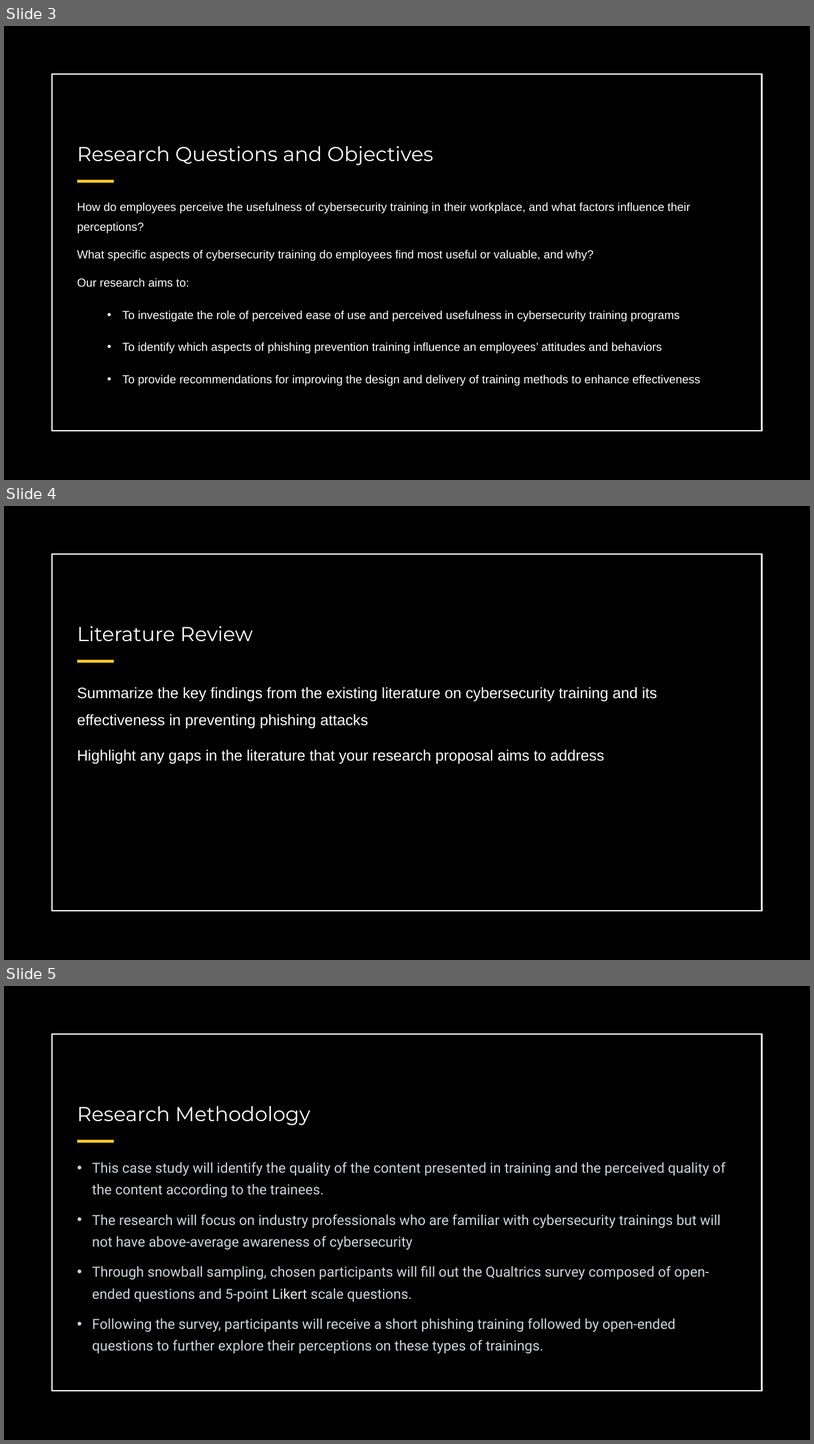
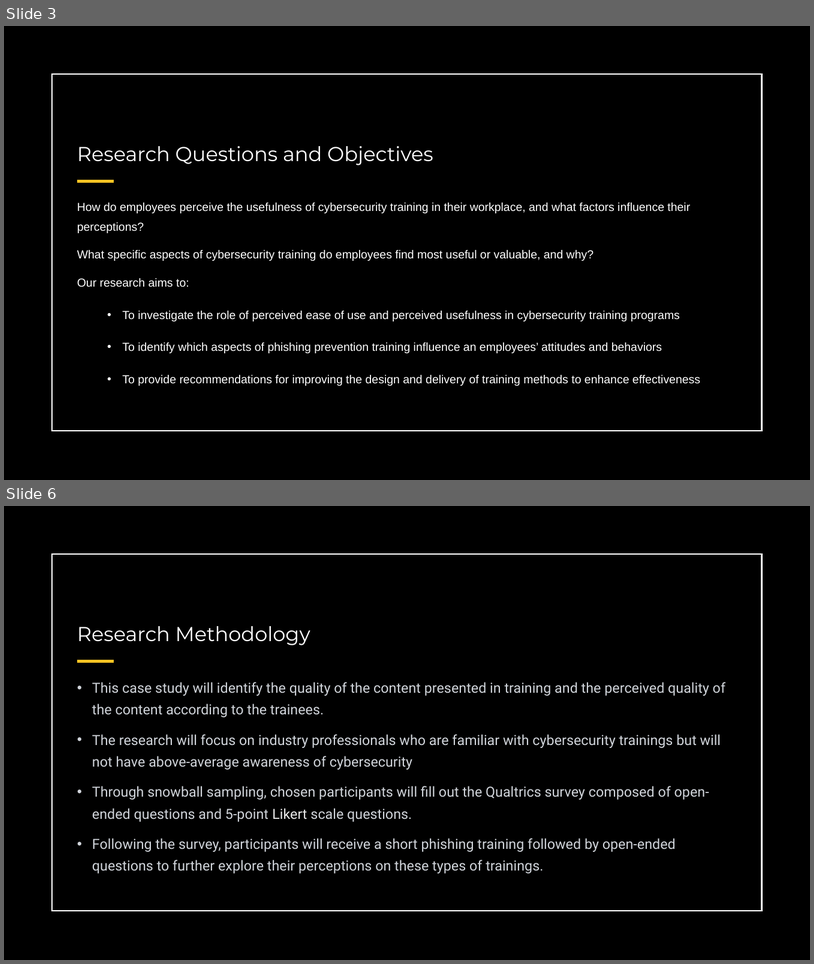
Before and after one commit to snowbowls/W.B.T.T.R.Y.A.Y.C.E.W, a slide deck: PPT/Alpha Review.pptx. Shown one above the other, each under a label of ours: slides 3, 4 and 5 before the commit, slides 3 and 6 after it; the slides between them are not shown. The pictures are 814x1444 and 814x964 pixels, drawn with LibreOffice and Linux fonts; fonts in the diff are those of the drawing. Boxes give left, top, right and bottom in pixels: in the first picture for what was removed or moved away, otherwise in the second. Text is boxed around its words. In the diff, an @@ line names an element or a change of style, - is before the commit and + after.

Commit message:
Lit Review Slides for PPT

```diff
--- a/PPT/Alpha Review.pptx
+++ b/PPT/Alpha Review.pptx
@@ slide 4 removed at (4, 506, 810, 960), background #FFFFFF; not listed: 3 template elements that a slide beside it also shows @@
@@ title removed at (77, 626, 253, 641) @@
-Literature Review
@@ text removed at (77, 687, 657, 764) @@
-Summarize the key findings from the existing literature on cybersecurity training and its effectiveness in preventing phishing attacks
-Highlight any gaps in the literature that your research proposal aims to address
@@ what was slide 5 is now slide 6 @@
```
Also in this commit, not shown: 2 slides added.
